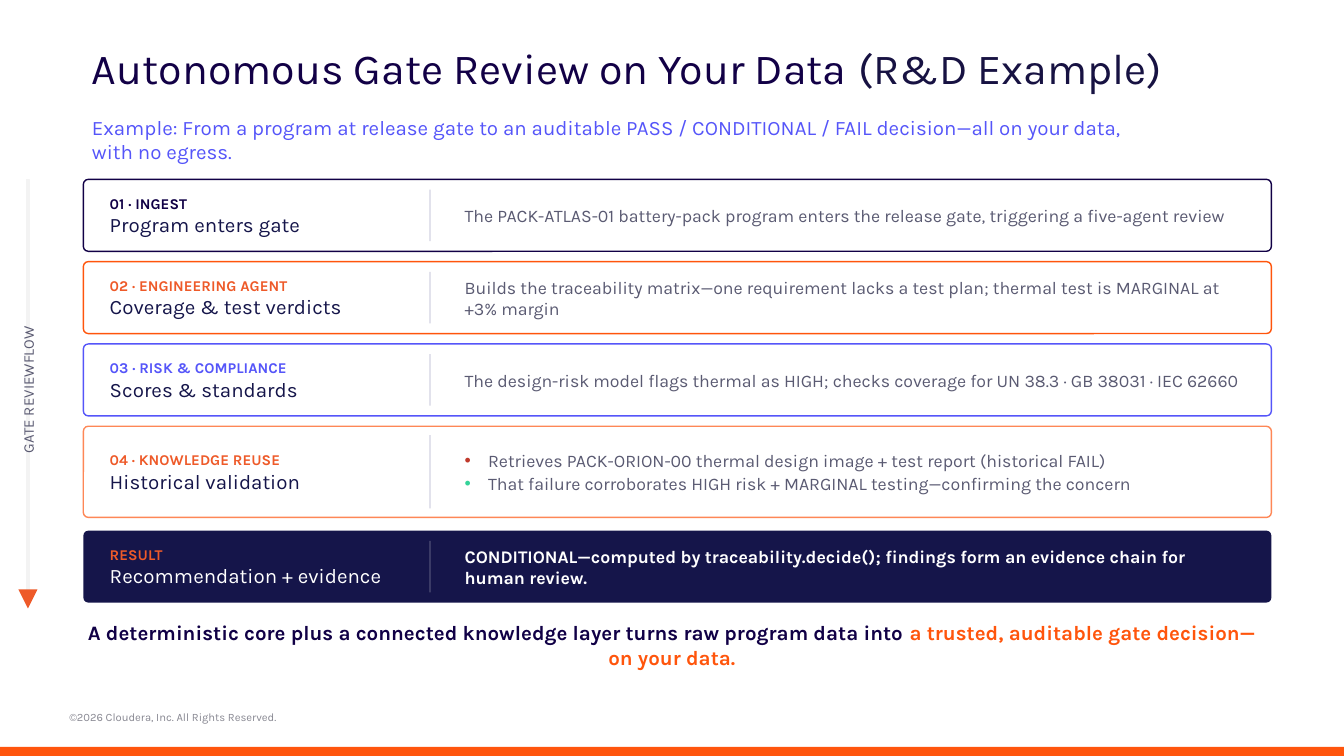
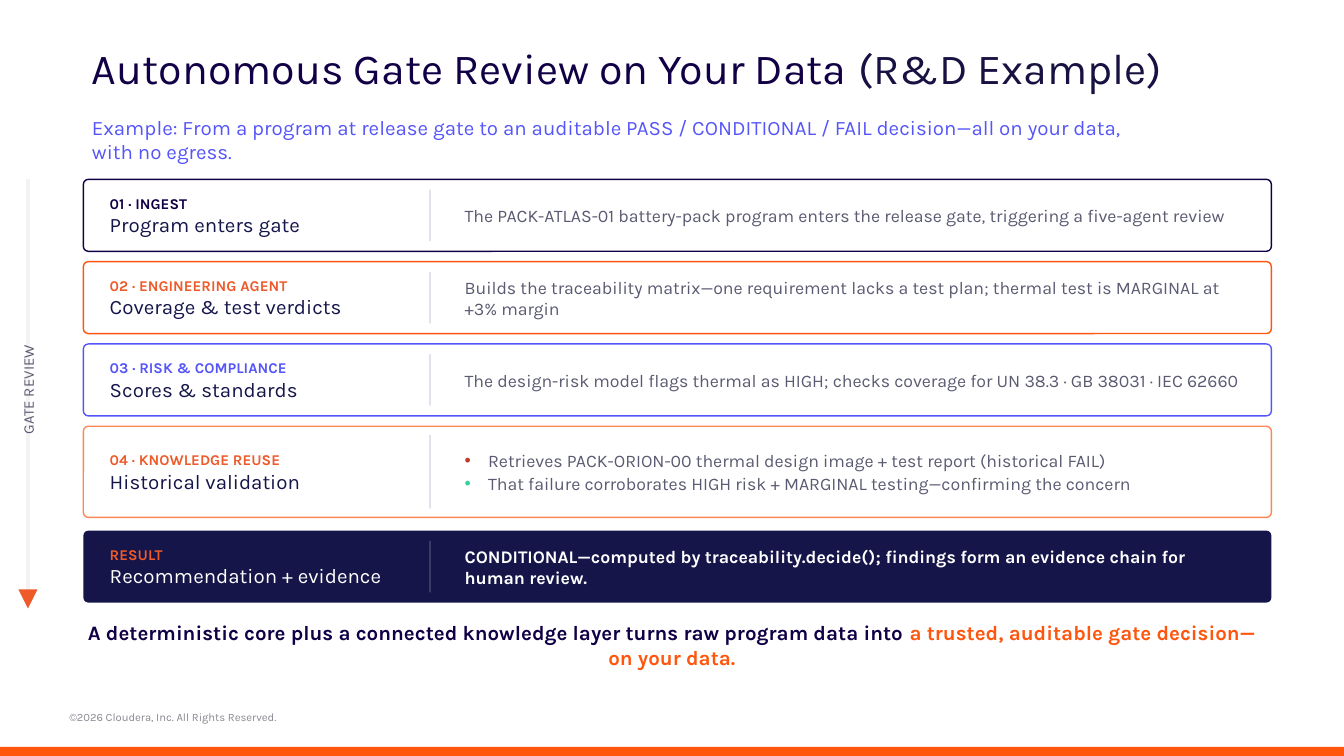
Before and after one commit to FerdinandZhong/manufacturing_AI_review_design_blueprint, a slide deck: slide 15 of artifacts/deck_translation/Cloudera_AI_Deck_Manufacturing_EN_with_NPI.pptx. Drawn at 1344x756 pixels with LibreOffice and Linux fonts; fonts in the diff are those of the drawing; background and template pictures are left out. Boxes give left, top, right and bottom in pixels: in the first picture for what was removed or moved away, otherwise in the second. Text is boxed around its words. In the diff, an @@ line names an element or a change of style, - is before the commit and + after.

```diff
--- a/artifacts/deck_translation/Cloudera_AI_Deck_Manufacturing_EN_with_NPI.pptx
+++ b/artifacts/deck_translation/Cloudera_AI_Deck_Manufacturing_EN_with_NPI.pptx
@@ text at (19,350,38,433): text changed @@
-GATE REVIEWFLOW
+GATE REVIEW
```
Also in this commit, not shown: 5 other slides changed, 9 other files.
